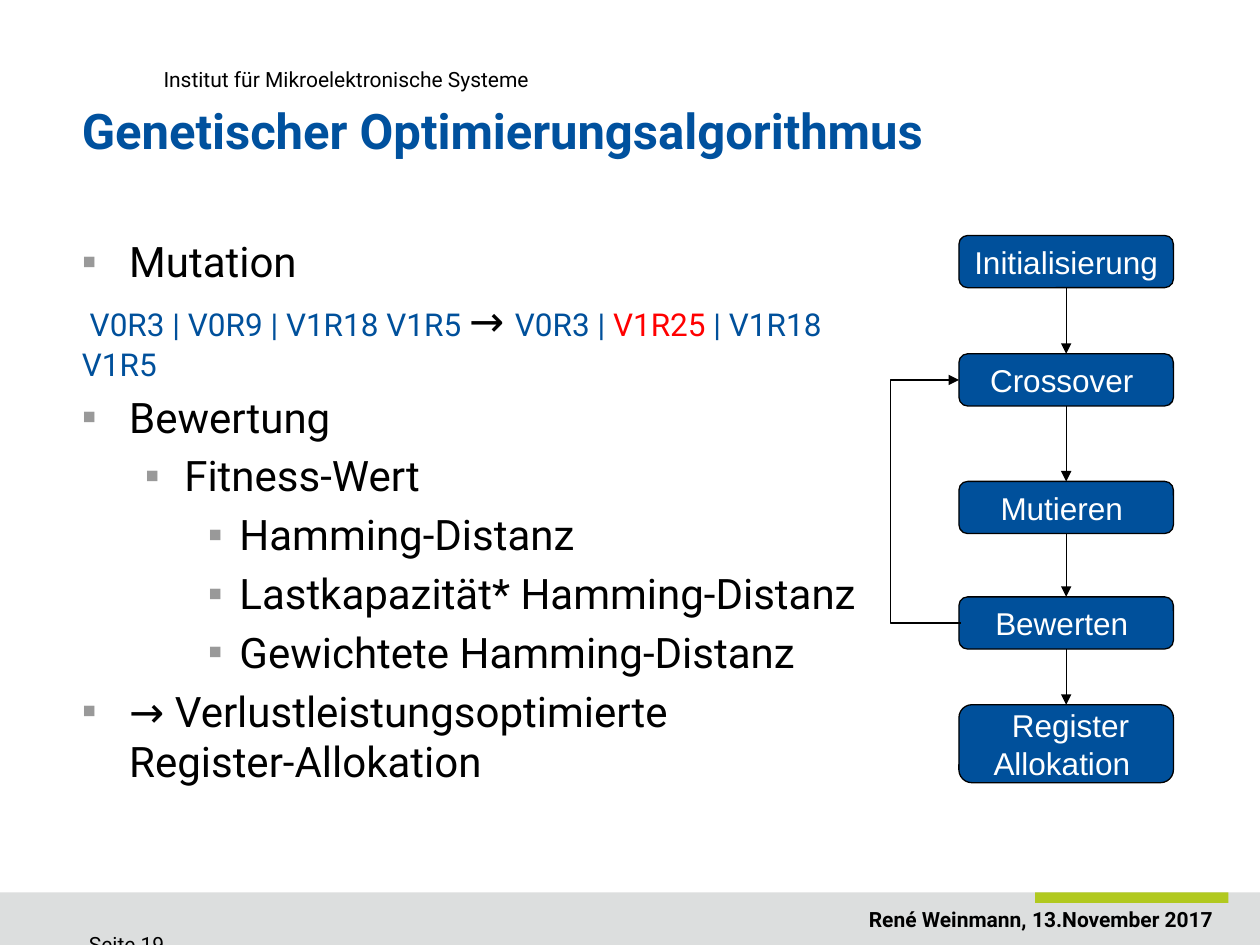
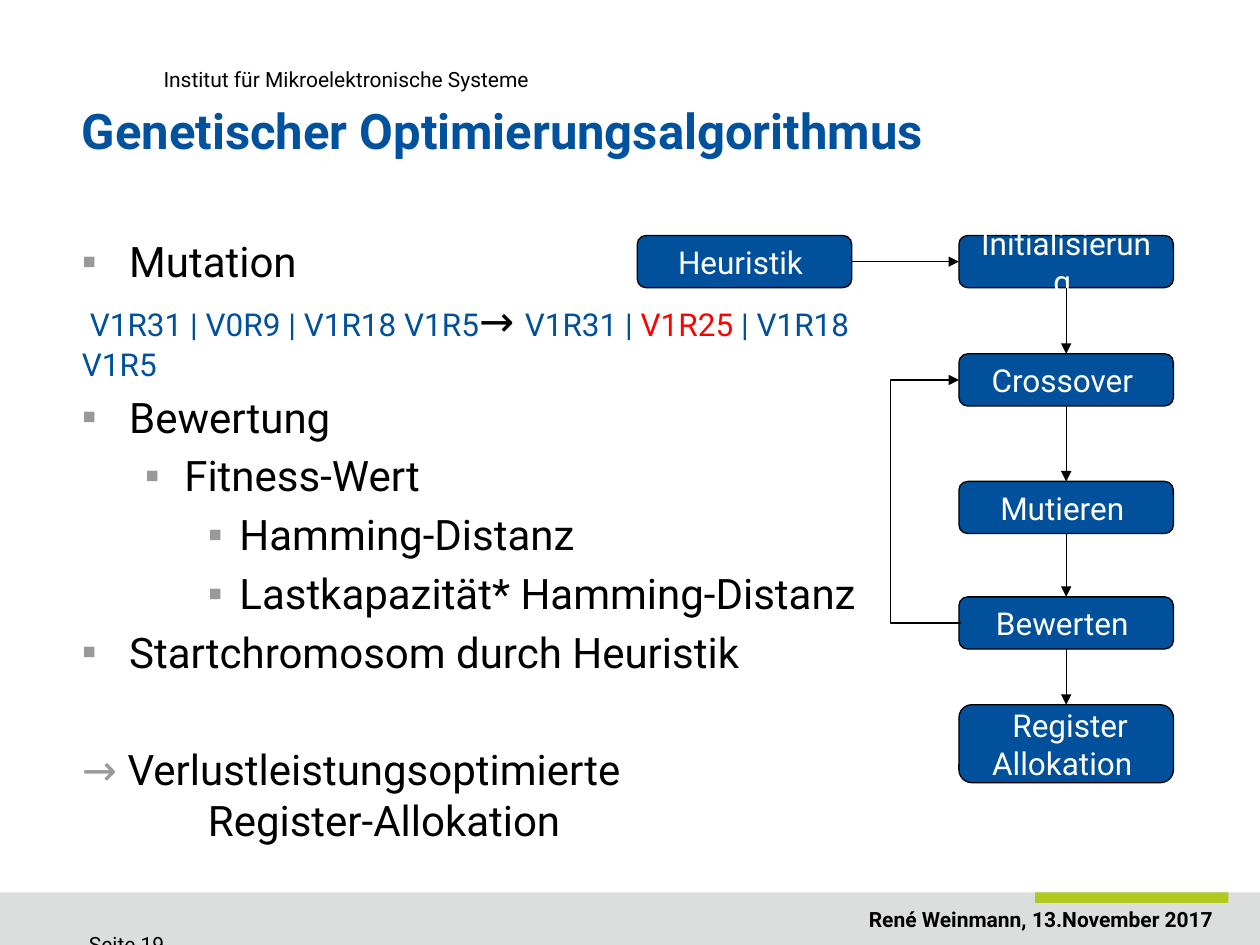
Before and after one commit to ReneWeinmann/Masterarbeit, a slide deck: slide 19 of Presentation_Rene_Weinmann.pptx. Drawn at 1260x945 pixels with LibreOffice and Linux fonts; fonts in the diff are those of the drawing; background and template pictures are left out. Boxes give left, top, right and bottom in pixels: in the first picture for what was removed or moved away, otherwise in the second. Text is boxed around its words. In the diff, an @@ line names an element or a change of style, - is before the commit and + after.

```diff
--- a/Presentation_Rene_Weinmann.pptx
+++ b/Presentation_Rene_Weinmann.pptx
@@ rounded rectangle added at [638,236,852,287], fill #00509B, outline #000000 0.75 pt, 18 pt, text #FFFFFF @@
+Heuristik
@@ arrow added from (852, 262) to (959, 262), #000000 0.75 pt @@
@@ text at [82,313,850,377]: text changed @@
-V0R3 | V0R9 | V1R18 V1R5 → V0R3 | V1R25 | V1R18 V1R5
+V1R31 | V0R9 | V1R18 V1R5→ V1R31 | V1R25 | V1R18 V1R5
@@ text at [129,636,739,669]: text changed @@
-    ▪ Gewichtete Hamming-Distanz
+▪ Startchromosom durch Heuristik
@@ font Arial to Roboto in 5 elements at [959,236,1173,287], [959,354,1173,406], [959,481,1173,533], [959,597,1173,649], [959,704,1173,782] @@
@@ text at [128,753,621,845]: text colour #000000 to #999999 in "→"; bullet ▪ to none @@
```
Also in this commit, not shown: 20 other slides changed.
